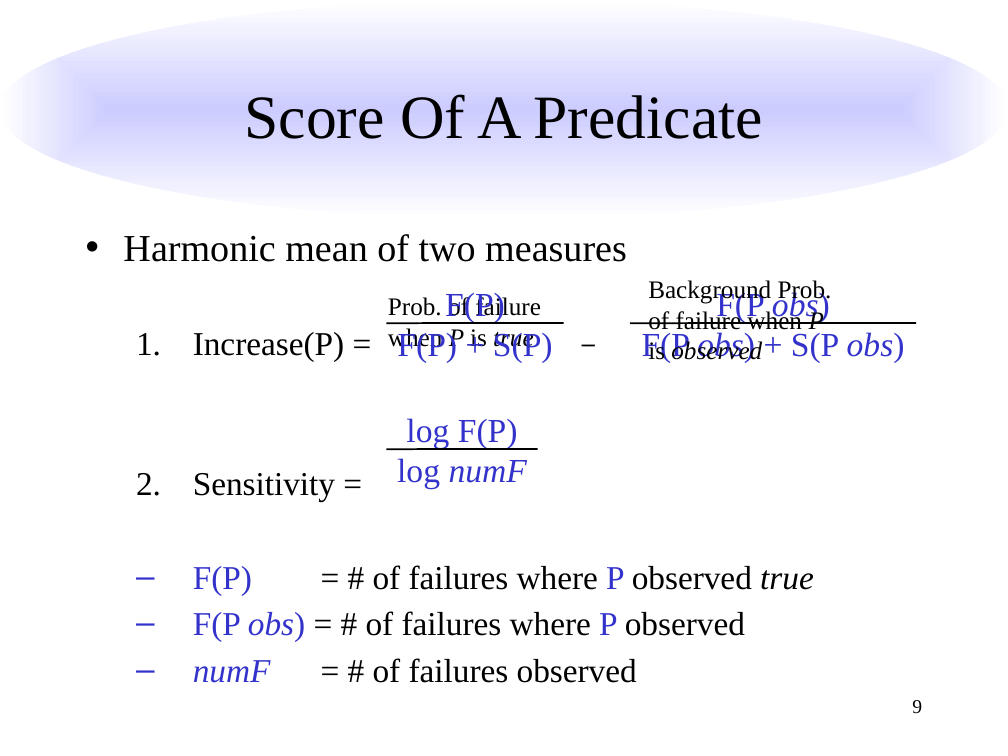
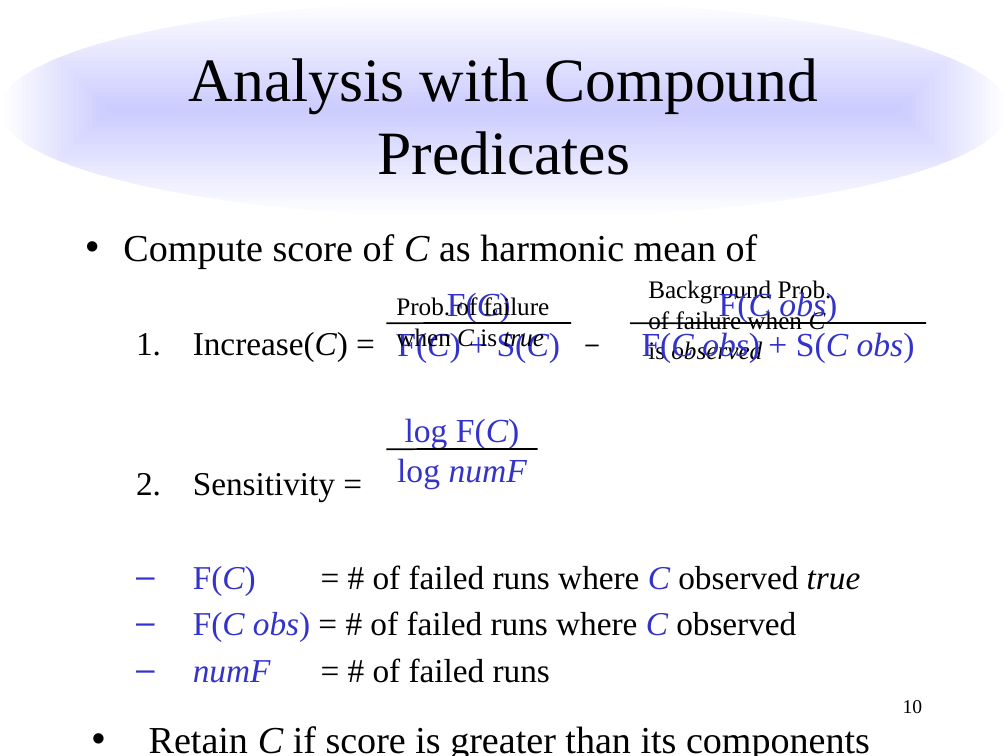
Before and after one commit to liblit/cbiexp, a slide deck: slide 10 of issta-2007/talk/issta-2007.pptx (slide 9 before the commit). Drawn at 1008x756 pixels with LibreOffice and Linux fonts; fonts in the diff are those of the drawing. Boxes give left, top, right and bottom in pixels: in the first picture for what was removed or moved away, otherwise in the second. Text is boxed around its words. In the diff, an @@ line names an element or a change of style, - is before the commit and + after.

```diff
--- a/issta-2007/talk/issta-2007.pptx
+++ b/issta-2007/talk/issta-2007.pptx
@@ title at (189, 58, 818, 175): text changed @@
-Score Of A Predicate
+Analysis with Compound Predicates
@@ text at (123, 234, 758, 362): text changed @@
-• Harmonic mean of two measures
-  1. Increase(P) = −
+• Compute score of C as harmonic mean of
+  1. Increase(C) = −
@@ text at (396, 295, 762, 363): text changed @@
-Background Prob. of failure when P is observed
+Background Prob. of failure when C is observed
@@ text at (396, 297, 861, 590): text changed @@
-Prob. of failure when P is true
+Prob. of failure when C is true
@@ text at (397, 293, 561, 363): text changed @@
-F(P)
-F(P) + S(P)
+F(C)
+F(C) + S(C)
@@ text at (642, 289, 915, 363): text changed; italic on @@
-F(P obs)
-F(P obs) + S(P obs)
+F(C obs)
+F(C obs) + S(C obs)
@@ line moved from (386, 324) - (563, 323) to (386, 324) - (572, 323) @@
@@ line moved from (630, 324) - (916, 323) to (630, 324) - (926, 323) @@
@@ text at (405, 418, 519, 448): text changed @@
-log F(P)
+log F(C)
@@ text at (149, 565, 870, 756): text changed @@
-  – F(P) = # of failures where P observed true
-  – F(P obs) = # of failures where P observed
-  – numF = # of failures observed
+  – F(C) = # of failed runs where C observed true
+  – F(C obs) = # of failed runs where C observed
+  – numF = # of failed runs
+• Retain C if score is greater than its components
@@ page number at (903, 700, 923, 714): text changed @@
-9
+10
```
Also in this commit, not shown: 15 other slides changed.
